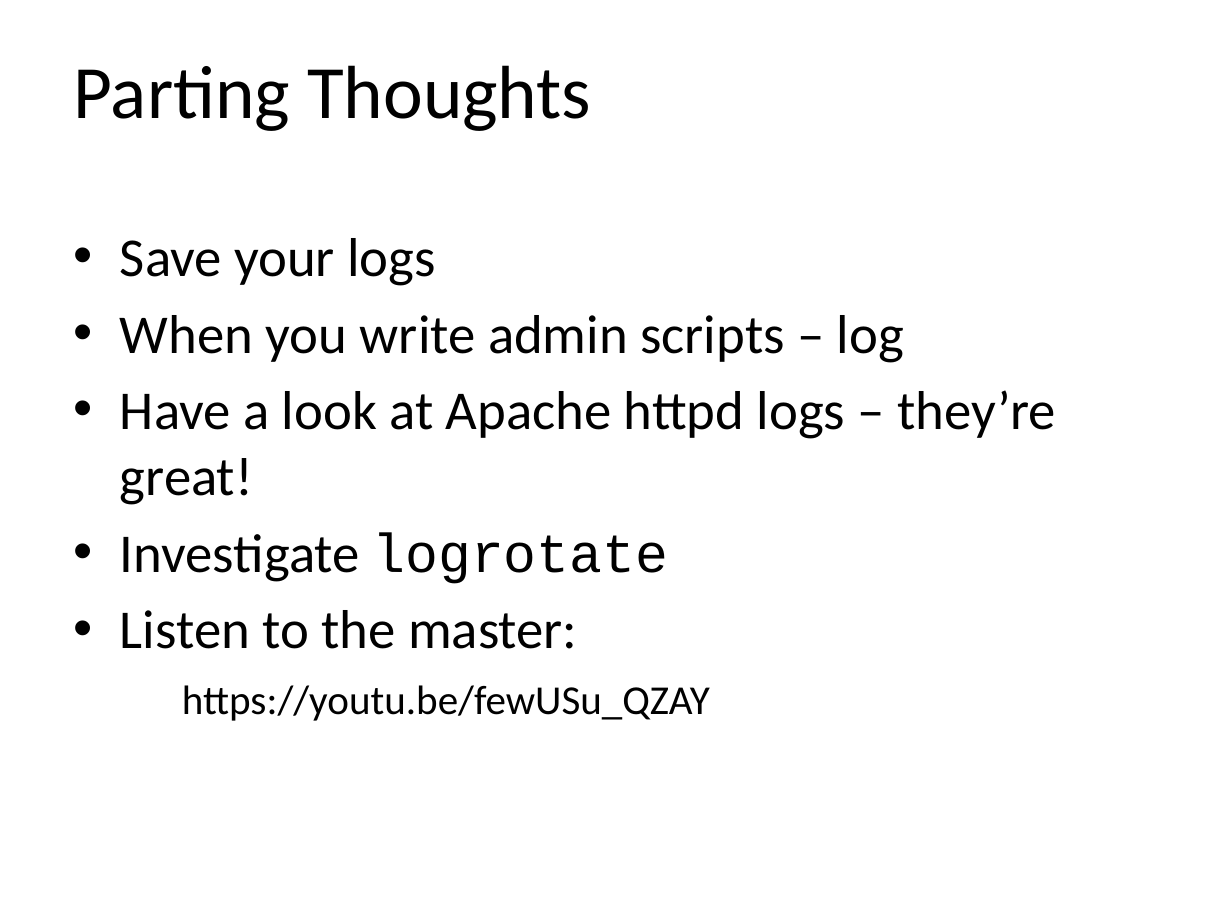
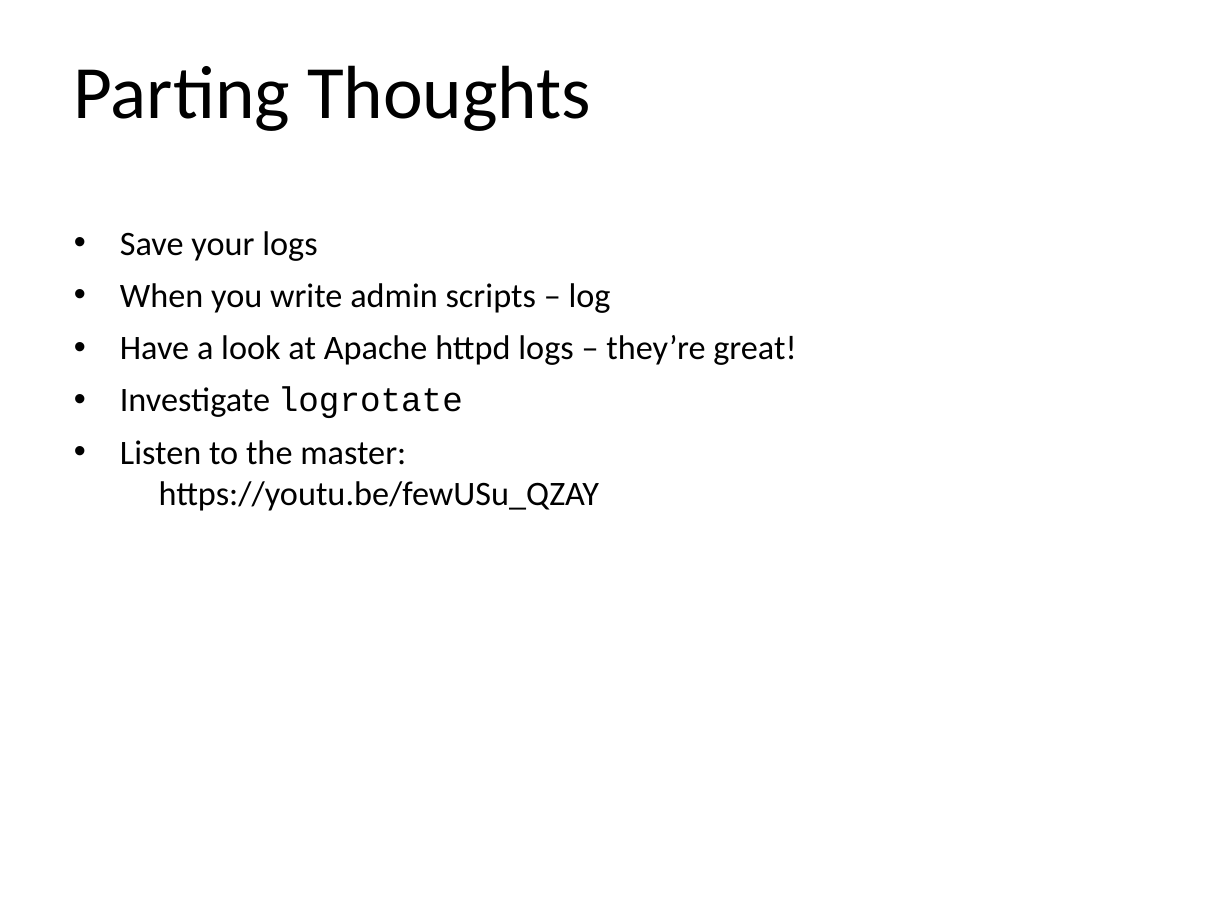
Before and after one commit to profjamesmohawk/LinAdmin, a slide deck: slide 12 of Logging/Lecture.pptx (slide 10 before the commit). Drawn at 1232x924 pixels with LibreOffice and Linux fonts; fonts in the diff are those of the drawing; background and template pictures are left out. Boxes give left, top, right and bottom in pixels: in the first picture for what was removed or moved away, otherwise in the second. Text is boxed around its words. In the diff, an @@ line names an element or a change of style, - is before the commit and + after.

```diff
--- a/Logging/Lecture.pptx
+++ b/Logging/Lecture.pptx
@@ text "Save your logs" at [120, 231, 796, 511]: size 32 to 20 pt in "Save your logs", "When you write admin scripts – log", "Have a look at Apache httpd logs ...", "Investigate logrotate" and 1 more places; size 24 to 20 pt in "https://youtu.be/fewUSu_QZAY" @@
```
Also in this commit, not shown: 4 other slides changed, 2 slides added, 4 other files.
